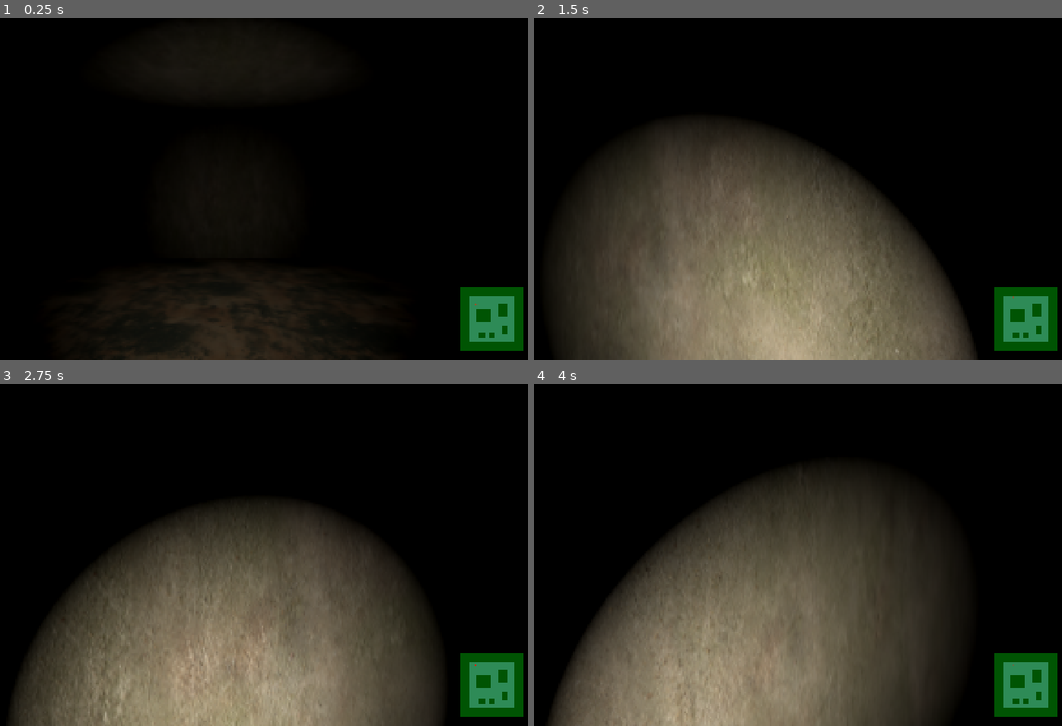
Above: before the commit, frames 1-4 (two rows, left to right).
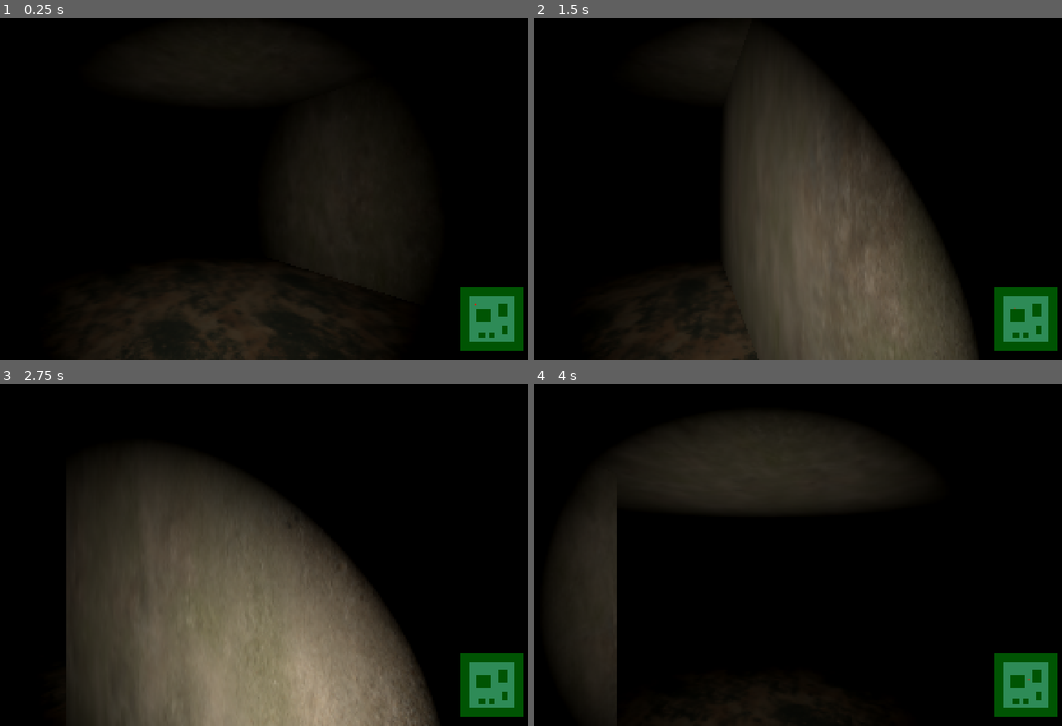
Above: after the commit, the same moments.

Repository: KoBeWi/SpaceJam2026
Game: Godot game, scene res://Game.tscn
Two runs of this game, one before a commit and one after it. Both use one fixed random seed, a clock stepped at 60 frames per second and the inputs below.
Inputs (mouse positions are in pixels of both pictures, inside the frame that each line leads up to):
- Up to frame 1 (0.25 s): no input
- Up to frame 2 (1.5 s): tap Enter (ui_accept) at 0.5, 0.77 s; move the mouse to (792, 189) at 0.52 s; hold W (forward) from 0.53 s (still down); click (792, 189) at 0.67 s; move the mouse to (729, 189) at 1.27 s
- Up to frame 3 (2.75 s): keep holding W (forward); tap Enter (ui_accept) at 1.52 s; move the mouse to (242, 548) at 2.02 s
- Up to frame 4 (4 s): keep holding W (forward); move the mouse to (750, 561) at 2.77 s; click (750, 561) at 2.92 s; tap Enter (ui_accept) at 3.02, 3.77 s; move the mouse to (808, 558) at 3.52 s

The runs differ from the first frame. In frame 1, 5.7% of the frame differs, in the area x 30-91%, y 28-100%; in frame 2, 38%; in frame 3, 25%; in frame 4, 51%, in the area x 2-94%, y 9-100%.

Commit message:
Added 👻

Diff:
--- a/Game.gd
+++ b/Game.gd
@@ -2,16 +2,21 @@
 
 @export var level: PackedScene
 
-func _notification(what: int) -> void:
-	if what == NOTIFICATION_SCENE_INSTANTIATED:
-		var level_instance: Node3D = level.instantiate()
-		add_child(level_instance)
+@onready var duch: Node3D = $Ghost
 
-		$Player.position = level_instance.get_node("Start").position
-		$Player.position.y += 1
+func _enter_tree() -> void:
+	var level_instance: Node3D = level.instantiate()
+	add_child(level_instance)
 
-		#%Minimap.geometry.assign(level_instance.get_node("Geometry").find_children("*", "CSGBox3D"))
-		%Minimap.geometry.assign(level_instance.get_node("Geometry").get_children())
+	$Player.position = level_instance.get_node("Start").position
+	$Player.position.y += 1
+	$Player.rotation.y = level_instance.get_node("Start").rotation.y
+
+	#%Minimap.geometry.assign(level_instance.get_node("Geometry").find_children("*", "CSGBox3D"))
+	%Minimap.geometry.assign(level_instance.get_node("Geometry").get_children())
 
 func _ready() -> void:
 	Input.mouse_mode = Input.MOUSE_MODE_CAPTURED
+
+	var dp: Vector2 = %Minimap.level.pick_random() * 2
+	duch.position = Vector3(dp.x, 0.5, dp.y)
--- a/Game.tscn
+++ b/Game.tscn
@@ -5,11 +5,15 @@
 [ext_resource type="Script" uid="uid://qqorxc4ygjct" path="res://Player.gd" id="2_xkndl"]
 [ext_resource type="Script" uid="uid://c1alsqdsejge6" path="res://Minimap.gd" id="4_sb48q"]
 [ext_resource type="Texture2D" uid="uid://lgk6ix81ofsd" path="res://PlayerIcon.png" id="5_t88pq"]
+[ext_resource type="Script" uid="uid://bk2kju0g38ox2" path="res://👻.gd" id="6_3mrqo"]
+[ext_resource type="Texture2D" uid="uid://dt3fnvecekspq" path="res://Ghost.png" id="6_r0x5m"]
 
 [sub_resource type="CapsuleShape3D" id="CapsuleShape3D_yebci"]
 
 [sub_resource type="StyleBoxFlat" id="StyleBoxFlat_yebci"]
 bg_color = Color(0, 0.3290106, 0.013159549, 1)
+
+[sub_resource type="SphereShape3D" id="SphereShape3D_cauhl"]
 
 [node name="Game" type="Node3D" unique_id=1578990498]
 script = ExtResource("1_u44n3")
@@ -55,3 +59,14 @@
 [node name="PlayerIcon" type="Sprite2D" parent="UI/Minimap" unique_id=2138041697]
 position = Vector2(101, 113)
 texture = ExtResource("5_t88pq")
+
+[node name="Ghost" type="CharacterBody3D" parent="." unique_id=2062454181]
+transform = Transform3D(1, 0, 0, 0, 1, 0, 0, 0, 1, 0, 0, 2.5422952)
+script = ExtResource("6_3mrqo")
+
+[node name="Sprite3D" type="Sprite3D" parent="Ghost" unique_id=2081870197]
+billboard = 2
+texture = ExtResource("6_r0x5m")
+
+[node name="CollisionShape3D" type="CollisionShape3D" parent="Ghost" unique_id=201535296]
+shape = SubResource("SphereShape3D_cauhl")
--- /dev/null
+++ b/👻.gd
@@ -0,0 +1,6 @@
+extends CharacterBody3D
+
+func _physics_process(delta: float) -> void:
+	if randi_range(0, 10) == 0:
+		velocity = Vector3.RIGHT.rotated(Vector3.UP, randi_range(0, 3) * (PI/2)) * 4
+	move_and_slide()
Binary file added: Ghost.png
Not shown, added: Ghost.png.import
Not shown, added: 👻.gd.uid
